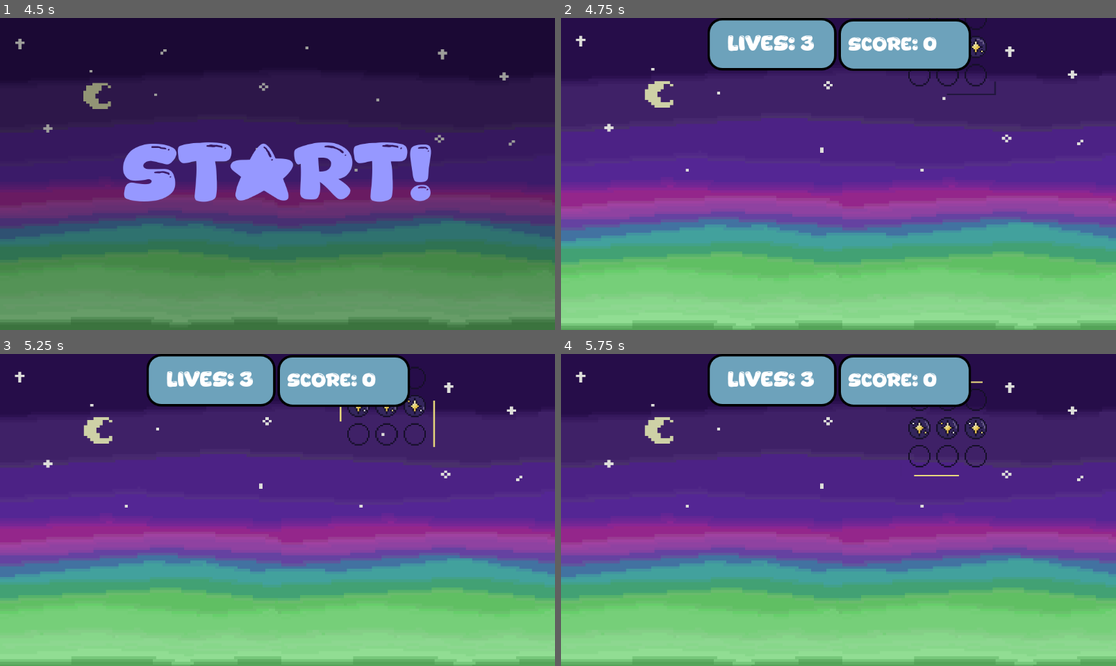
Above: before the commit, frames 1-4 (two rows, left to right).
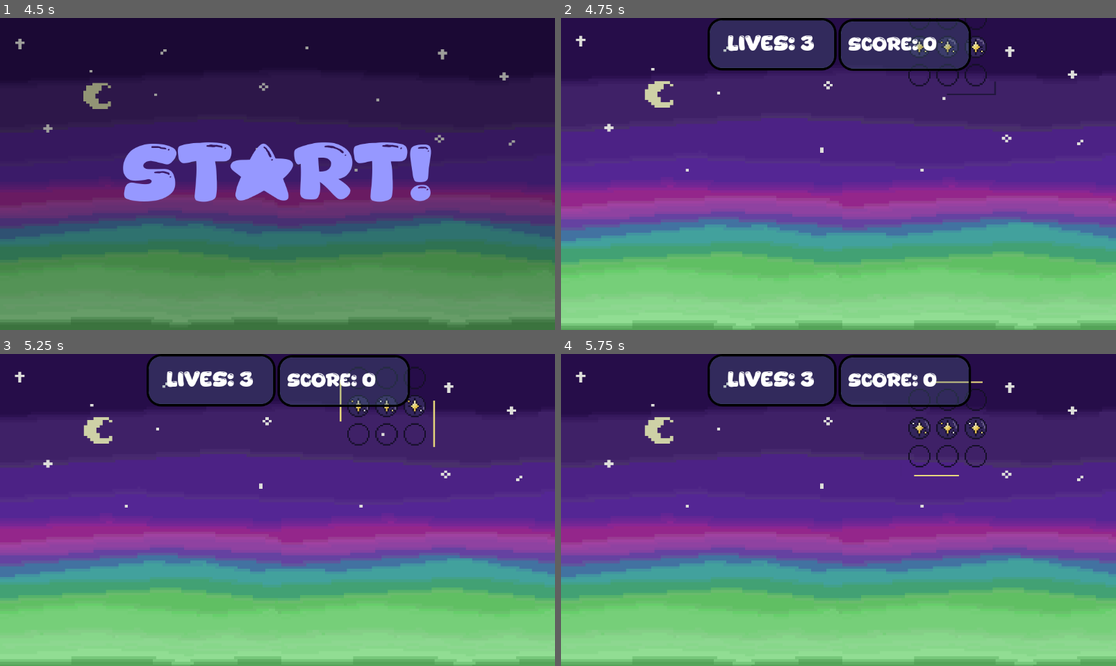
Above: after the commit, the same moments.

Repository: Ninjadude01/Flagship-Tiledrop
Game: Godot game, scene res://scenes/main_menu.tscn
Two runs of this game, one before a commit and one after it. Both use one fixed random seed, a clock stepped at 60 frames per second and the inputs below.
Inputs:
- Up to frame 1 (4.5 s): click "Start Game" at 0.5 s; tap Enter at 1.25, 2.75, 4.25 s; tap 1 (1) at 1.35 s; tap 2 (2) at 1.55, 2.1 s; tap Space at 2, 3.5 s; tap 3 (3) at 2.3, 2.85 s; tap 4 (4) at 3.05, 3.6 s; tap 5 (5) at 3.8, 4.35 s
- Up to frame 2 (4.75 s): tap 6 (6) at 4.55 s
- Up to frame 3 (5.25 s): tap 6 (6) at 5.1 s
- Up to frame 4 (5.75 s): tap 7 (7) at 5.3 s

Frame 1 is identical in both runs. In frame 2, 6.0% of the frame differs, in the area x 26-74%, y 0-17%; in frame 3, 6.0%; in frame 4, 6.0%.

Commit message:
fix reset

Diff:
--- a/tile-drop/scenes/Main.tscn
+++ b/tile-drop/scenes/Main.tscn
@@ -10,7 +10,7 @@
 [sub_resource type="Theme" id="Theme_rarhs"]
 
 [sub_resource type="StyleBoxFlat" id="StyleBoxFlat_vcsgt"]
-bg_color = Color(0.42705488, 0.63281953, 0.7340435, 1)
+bg_color = Color(0.32058316, 0.47933406, 0.5587095, 0.27058825)
 border_width_left = 5
 border_width_top = 5
 border_width_right = 5
@@ -23,6 +23,7 @@
 
 [node name="Main" type="Node2D" unique_id=481155519]
 script = ExtResource("1_rvslj")
+metadata/_edit_horizontal_guides_ = [-564.0]
 
 [node name="TextureRect" type="Sprite2D" parent="." unique_id=294138329]
 texture_filter = 1
--- a/tile-drop/scenes/deathscreen.tscn
+++ b/tile-drop/scenes/deathscreen.tscn
@@ -6,39 +6,6 @@
 
 [sub_resource type="StyleBoxTexture" id="StyleBoxTexture_hgqth"]
 texture = ExtResource("1_uurjc")
-
-[sub_resource type="StyleBoxFlat" id="StyleBoxFlat_ke8wd"]
-bg_color = Color(0.37254903, 0.21176471, 0.5921569, 0.50980395)
-border_width_left = 5
-border_width_top = 5
-border_width_right = 5
-border_width_bottom = 5
-corner_radius_top_left = 40
-corner_radius_top_right = 40
-corner_radius_bottom_right = 40
-corner_radius_bottom_left = 40
-
-[sub_resource type="StyleBoxFlat" id="StyleBoxFlat_t1dl8"]
-bg_color = Color(0.37254903, 0.21176471, 0.5921569, 0.50980395)
-border_width_left = 5
-border_width_top = 5
-border_width_right = 5
-border_width_bottom = 5
-corner_radius_top_left = 40
-corner_radius_top_right = 40
-corner_radius_bottom_right = 40
-corner_radius_bottom_left = 40
-
-[sub_resource type="StyleBoxFlat" id="StyleBoxFlat_l1dwg"]
-bg_color = Color(0.37254903, 0.21176471, 0.5921569, 0.50980395)
-border_width_left = 5
-border_width_top = 5
-border_width_right = 5
-border_width_bottom = 5
-corner_radius_top_left = 40
-corner_radius_top_right = 40
-corner_radius_bottom_right = 40
-corner_radius_bottom_left = 40
 
 [sub_resource type="StyleBoxFlat" id="StyleBoxFlat_uurjc"]
 bg_color = Color(0.37254903, 0.21176471, 0.5921569, 0.50980395)
@@ -118,26 +85,12 @@
 anchor_right = 0.5
 anchor_bottom = 1.0
 offset_left = -294.0411
-offset_top = -278.0
+offset_top = -247.0
 offset_right = 294.04114
-offset_bottom = -116.0
+offset_bottom = -161.0
 grow_horizontal = 2
 grow_vertical = 0
 theme_override_constants/separation = 20
-
-[node name="playAgain" type="Button" parent="VBoxContainer" unique_id=1818166935]
-layout_mode = 2
-size_flags_vertical = 3
-theme_override_colors/font_color = Color(0.49803922, 0.5176471, 1, 1)
-theme_override_colors/font_focus_color = Color(0.49803922, 0.5176471, 1, 1)
-theme_override_colors/font_pressed_color = Color(1, 1, 1, 1)
-theme_override_colors/font_hover_color = Color(0.46666667, 0.89411765, 0.8392157, 1)
-theme_override_fonts/font = ExtResource("2_eye5d")
-theme_override_font_sizes/font_size = 45
-theme_override_styles/normal = SubResource("StyleBoxFlat_ke8wd")
-theme_override_styles/pressed = SubResource("StyleBoxFlat_t1dl8")
-theme_override_styles/hover = SubResource("StyleBoxFlat_l1dwg")
-text = "Play again"
 
 [node name="mainMenu" type="Button" parent="VBoxContainer" unique_id=1370534150]
 layout_mode = 2
@@ -153,5 +106,4 @@
 theme_override_styles/hover = SubResource("StyleBoxFlat_hgqth")
 text = "Back to Main Menu"
 
-[connection signal="pressed" from="VBoxContainer/playAgain" to="." method="_on_play_again_pressed"]
 [connection signal="pressed" from="VBoxContainer/mainMenu" to="." method="_on_main_menu_pressed"]
--- a/tile-drop/scenes/tile.tscn
+++ b/tile-drop/scenes/tile.tscn
@@ -11,6 +11,7 @@
 [ext_resource type="Texture2D" uid="uid://c8x5yr6s8ed2d" path="res://assets/pattern 7.png" id="9_lf0mp"]
 [ext_resource type="Texture2D" uid="uid://dslxfjjjywtsh" path="res://assets/pattern 8.png" id="10_ufjw7"]
 [ext_resource type="Texture2D" uid="uid://b0ujjm5tlxd5d" path="res://assets/pattern 9.png" id="11_3ngql"]
+[ext_resource type="AudioStream" uid="uid://dpwee3cxf4ger" path="res://assets/right sound.mp3" id="12_jm5cm"]
 
 [sub_resource type="RectangleShape2D" id="RectangleShape2D_uiyn6"]
 size = Vector2(200, 200)
@@ -417,3 +418,7 @@
 sprite_frames = SubResource("SpriteFrames_gtpg2")
 animation = &"pattern 10"
 autoplay = "pattern 1"
+
+[node name="Rightsound" type="AudioStreamPlayer2D" parent="." unique_id=1907937790]
+stream = ExtResource("12_jm5cm")
+volume_db = 10.0
--- a/tile-drop/scripts/tile.gd
+++ b/tile-drop/scripts/tile.gd
@@ -3,6 +3,7 @@
 @onready var body: RigidBody2D = $RigidBody2D
 #@onready var sprite: Sprite2D = $RigidBody2D/Sprite2D
 @onready var animated_sprite: AnimatedSprite2D = $RigidBody2D/AnimatedSprite2D
+@onready var rightsound: AudioStreamPlayer2D = $Rightsound
 
 signal nextTile
 
@@ -73,7 +74,7 @@
 		sequenceDetect.append(event.as_text())
 
 func restart():
-	if Input.is_action_just_released("1") && Input.is_action_just_released("3") && Input.is_action_just_released("7") && Input.is_action_just_released("9"):
+	if Input.is_action_just_released("8") && Input.is_action_just_released("9"):
 		print("restart")
 		resetInput()
 
@@ -83,6 +84,7 @@
 			if sequenceDetect[i] == sequence[i]:
 				points += 1
 		if points == sequence.size():
+			rightsound.play()
 			print("Correct Sequence")
 			getSequence()
 			return true
Not shown, added: tile-drop/assets/background music.mp3.import
Not shown, added: tile-drop/assets/click.mp3.import
Not shown, added: tile-drop/assets/countdown.mp3.import
Not shown, added: tile-drop/assets/died.mp3.import
Not shown, added: tile-drop/assets/right sound.mp3.import
Not shown, added: tile-drop/assets/wrong sound.mp3.import
Not shown, added: tile-drop/assets/background music.mp3
Not shown, added: tile-drop/assets/click.mp3
Not shown, added: tile-drop/assets/countdown.mp3
Not shown, added: tile-drop/assets/died.mp3
Not shown, added: tile-drop/assets/right sound.mp3
Not shown, added: tile-drop/assets/wrong sound.mp3
